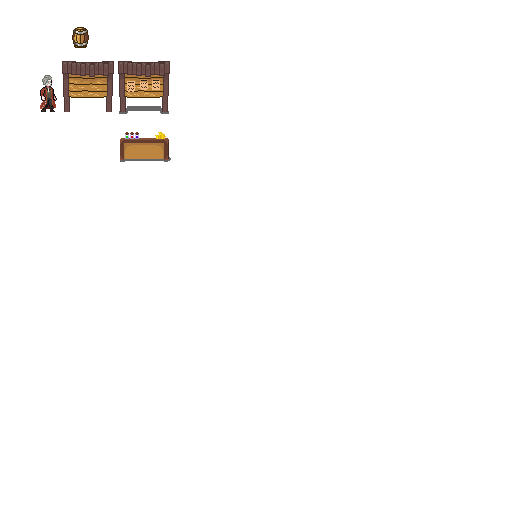
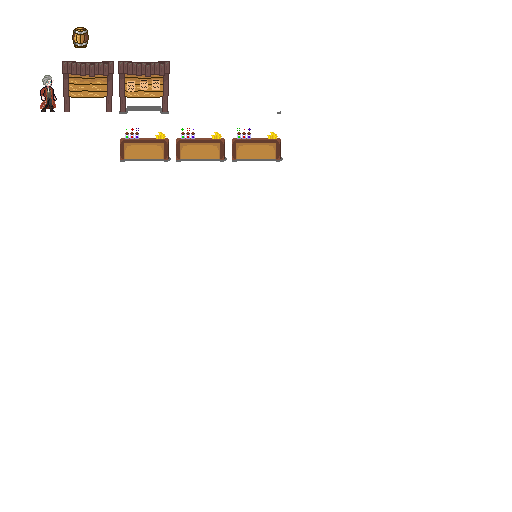
Layer changes from the first 512 x 512 image to the second:
added layer "Layer 2" above "Layer 1" over [126, 128, 281, 160]
added layer "Layer 1" above "Counter" over [176, 132, 225, 160]
"Shadows": opacity 60% → 100%, painted on it over [126, 111, 283, 162]
